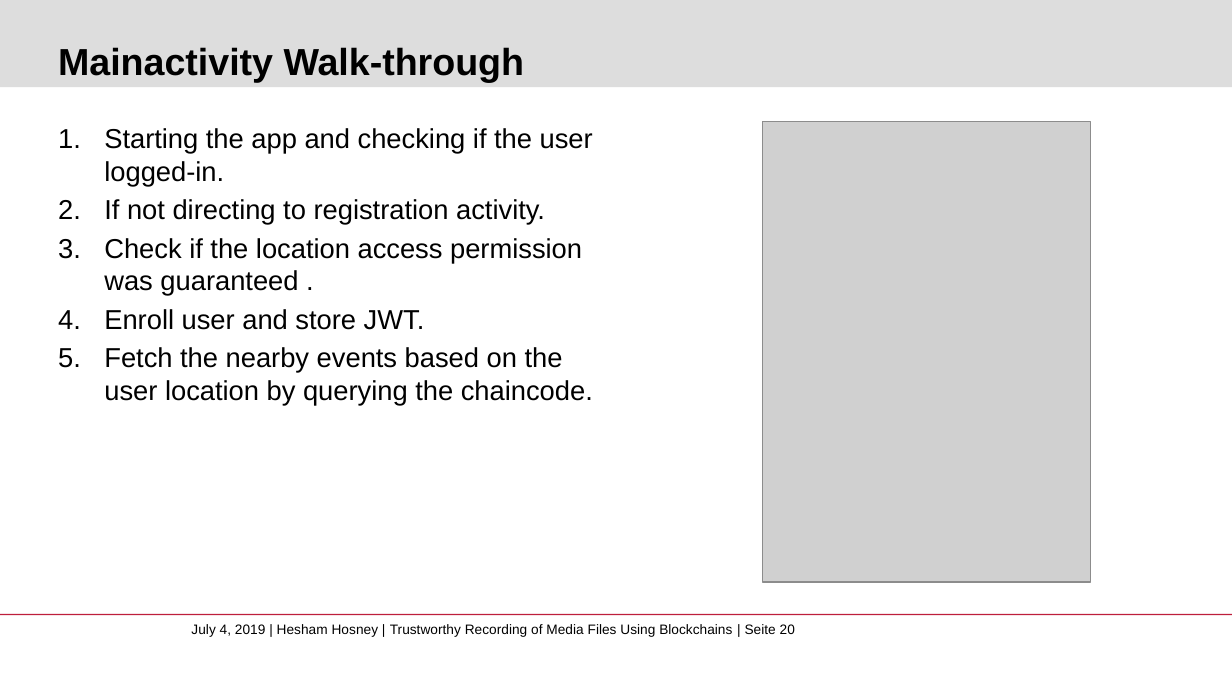
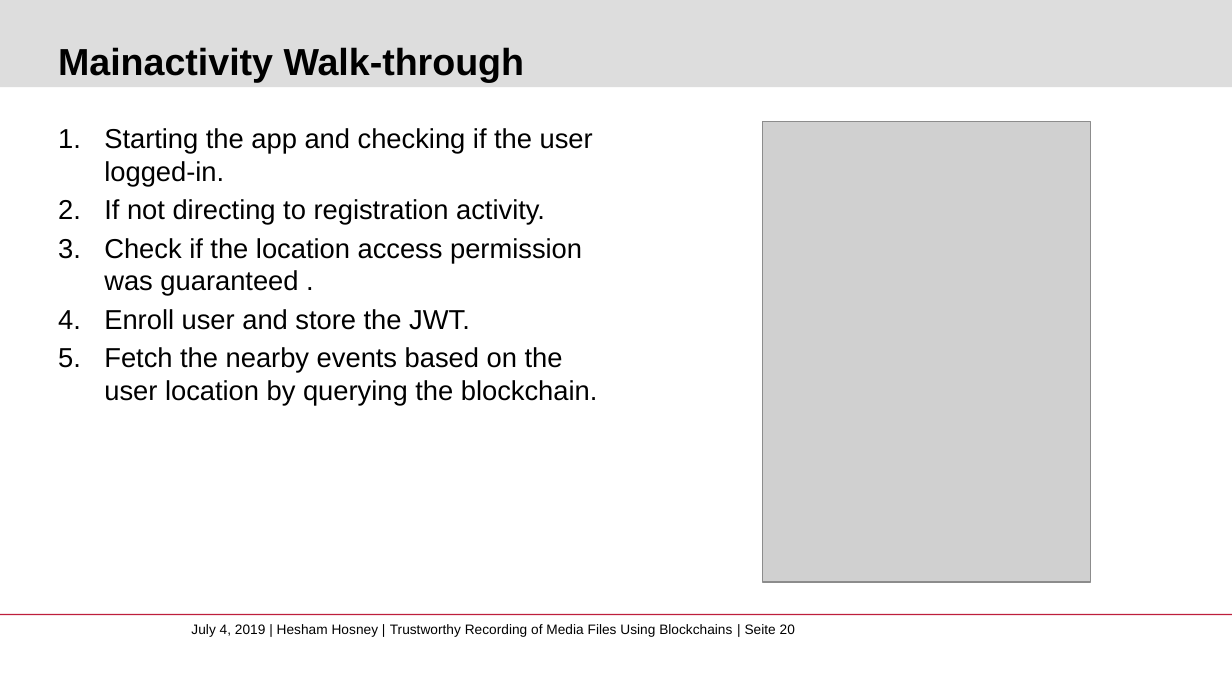
Before and after one commit to whosham/FakeNewsDetection, a slide deck: slide 20 of FakeNewsDetection.pptx. Drawn at 1232x693 pixels with LibreOffice and Linux fonts; fonts in the diff are those of the drawing; grey boxes stand for pictures; background and template pictures are left out. Boxes give left, top, right and bottom in pixels: in the first picture for what was removed or moved away, otherwise in the second. Text is boxed around its words. In the diff, an @@ line names an element or a change of style, - is before the commit and + after.

```diff
--- a/FakeNewsDetection.pptx
+++ b/FakeNewsDetection.pptx
@@ text at box(104, 309, 598, 406): text changed @@
-4. Enroll user and store JWT.
-5. Fetch the nearby events based on the user location by querying the chaincode.
+4. Enroll user and store the JWT.
+5. Fetch the nearby events based on the user location by querying the blockchain.
```
Also in this commit, not shown: 18 other slides changed, 6 slides added, 2 slides removed, 4 other files.
